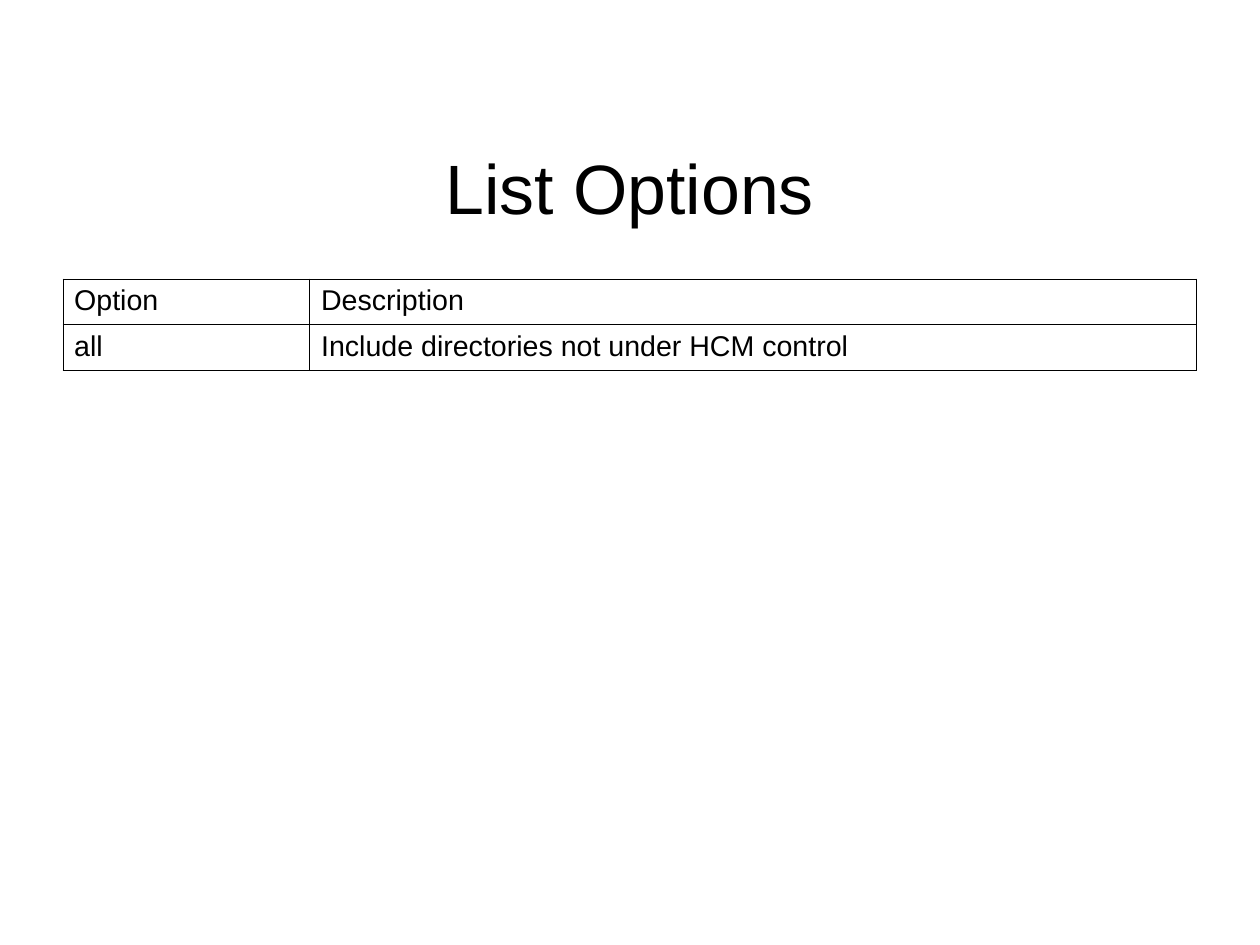
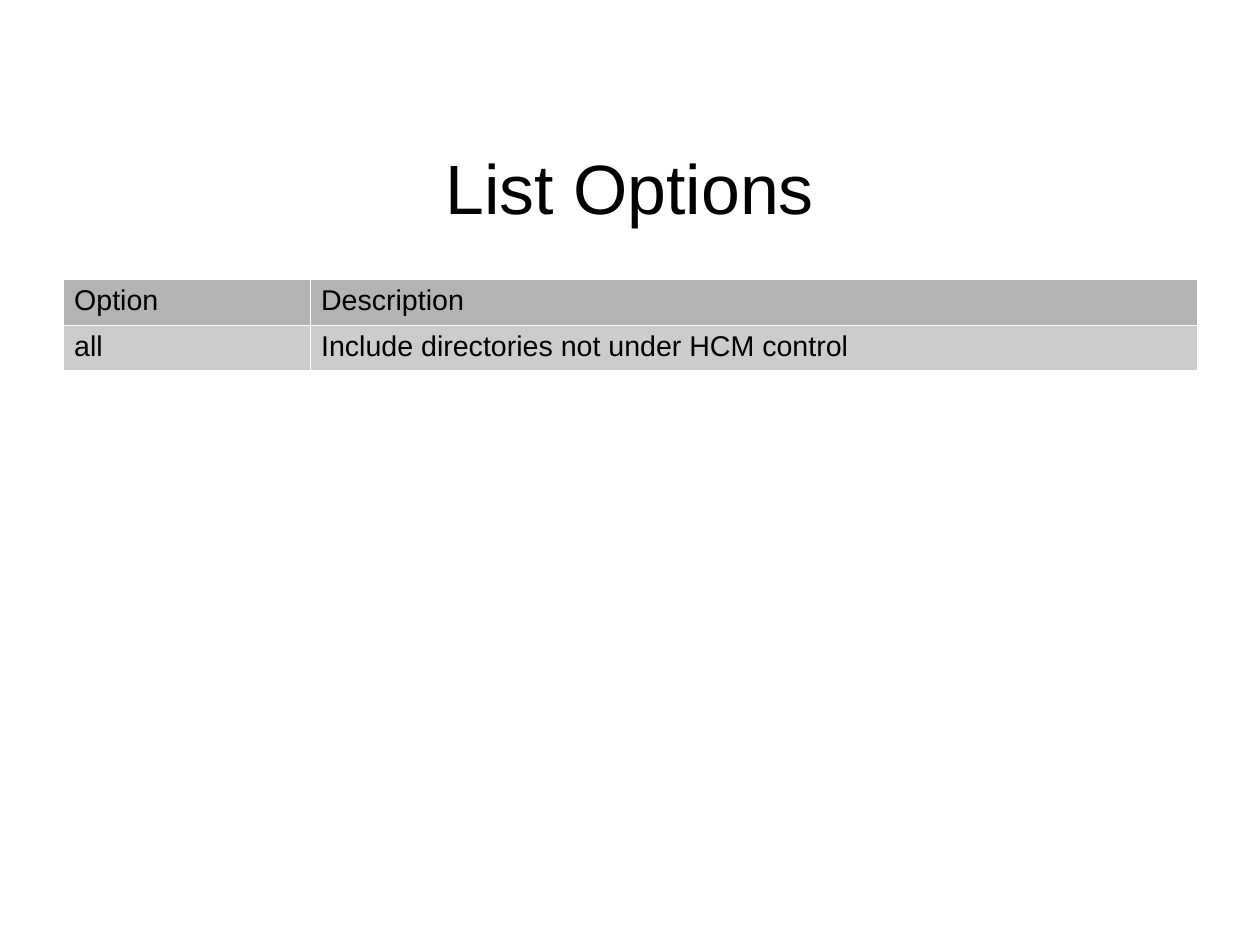
Before and after one commit to jeremiah-c-leary/hdl-component-manager, a slide deck: slide 11 of docs/presentations/hdl-component-manager.odp (slide 10 before the commit). Drawn at 1260x945 pixels with LibreOffice and Linux fonts; fonts in the diff are those of the drawing; background and template pictures are left out. Boxes give left, top, right and bottom in pixels: in the first picture for what was removed or moved away, otherwise in the second. Text is boxed around its words. In the diff, an @@ line names an element or a change of style, - is before the commit and + after.

```diff
--- a/docs/presentations/hdl-component-manager.odp
+++ b/docs/presentations/hdl-component-manager.odp
@@ table at (63,279,1197,366) @@
@@ fill none to #B3B3B3 in row 1 @@
@@ fill none to #CCCCCC in row 2 @@
@@ borders changed @@
```
Also in this commit, not shown: 7 other slides changed, 1 slide added.
